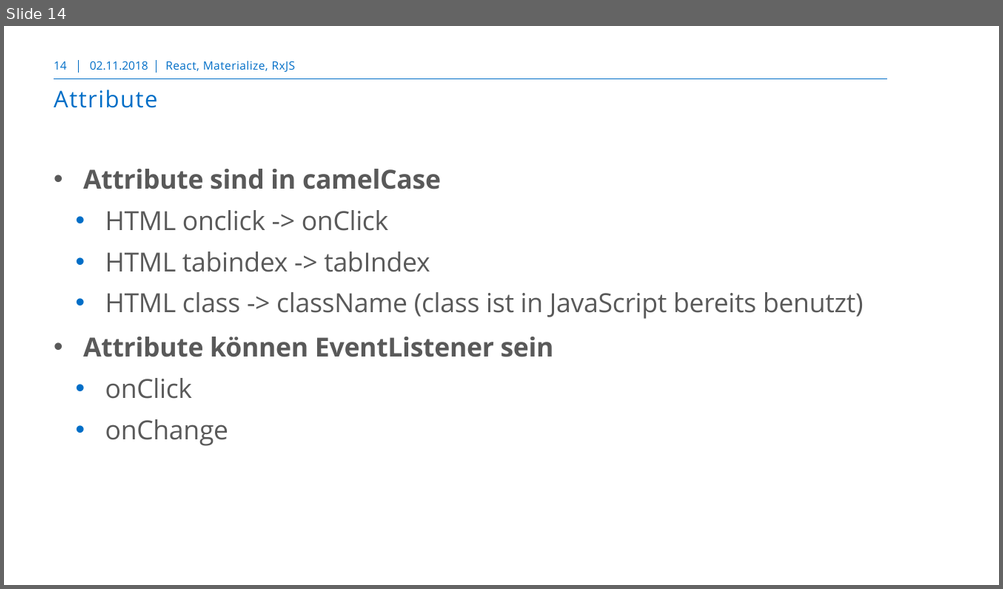
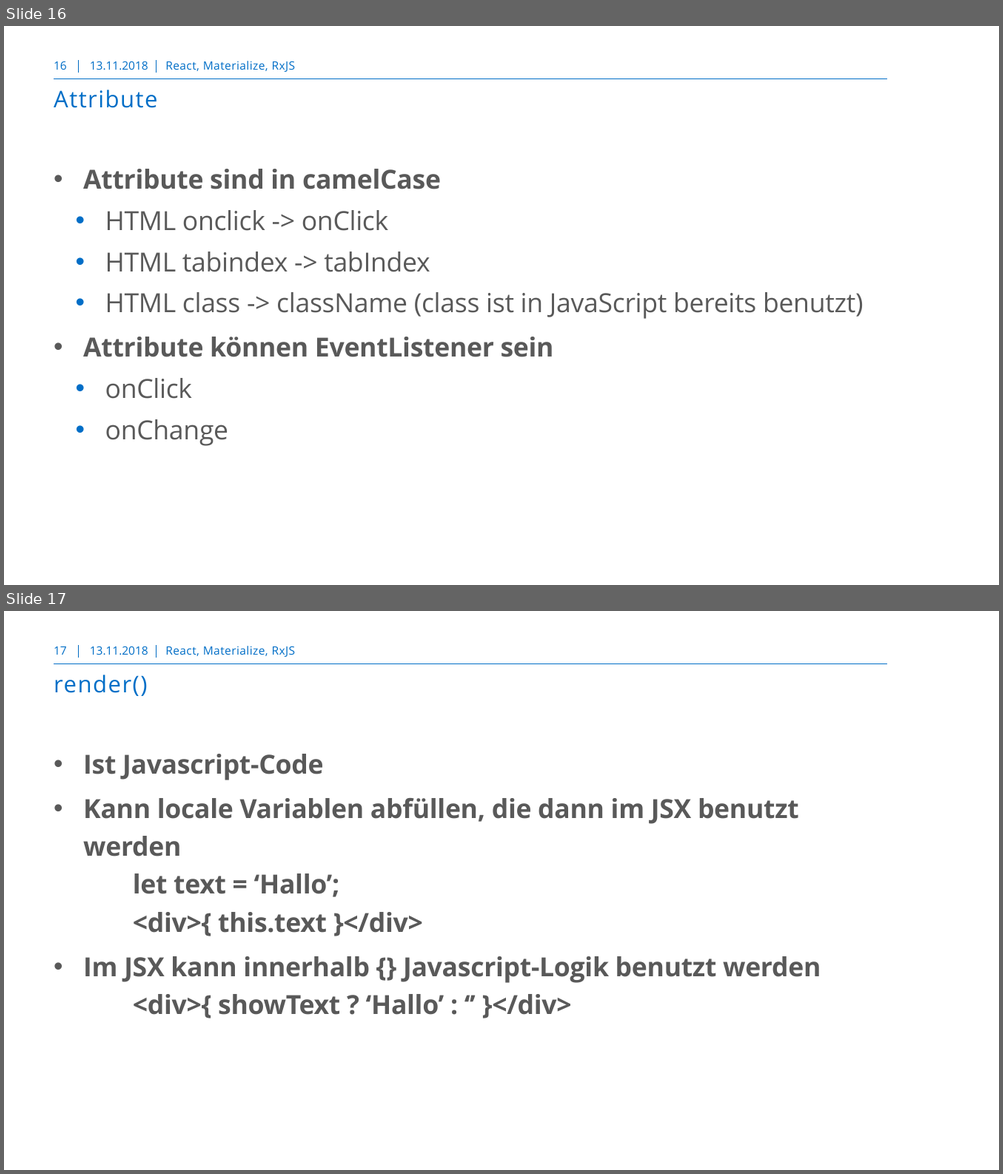
Before and after one commit to markusborer/ReactSample, a slide deck: React.pptx. Shown one above the other, each under a label of ours: slide 14 before the commit, slides 16 and 17 after it. The pictures are 1003x589 and 1003x1174 pixels, drawn with LibreOffice and Linux fonts; fonts in the diff are those of the drawing; background and template pictures are left out. Boxes give left, top, right and bottom in pixels: in the first picture for what was removed or moved away, otherwise in the second. Text is boxed around its words. In the diff, an @@ line names an element or a change of style, - is before the commit and + after.

```diff
--- a/React.pptx
+++ b/React.pptx
@@ slide 17 added at box(4, 611, 999, 1170), background #FFFFFF; not listed: 3 template elements that a slide beside it also shows @@
@@ page number added at box(54, 647, 67, 655), 10.5 pt, text #006EC7 @@
+17
@@ text added at box(90, 646, 148, 655), 10.5 pt, text #006EC7 @@
+13.11.2018
@@ text added at box(165, 646, 296, 657), 10.5 pt, text #006EC7 @@
+React, Materialize, RxJS
@@ title added at box(54, 675, 147, 696), 21 pt, text #006EC7 @@
+render()
@@ text added at box(83, 754, 820, 1019), 24 pt, text #595959, bold @@
+• Ist Javascript-Code
+• Kann locale Variablen abfüllen, die dann im JSX benutzt werden
+  let text = ‘Hallo’;
+  <div>{ this.text }</div>
+• Im JSX kann innerhalb {} Javascript-Logik benutzt werden
+  <div>{ showText ? ‘Hallo’ : ‘’ }</div>
@@ what was slide 14 is now slide 16 @@
@@ slide 16 changed as well @@
@@ page number at box(54, 61, 67, 70): text changed @@
-14
+16
@@ text at box(90, 61, 148, 70): text changed @@
-02.11.2018
+13.11.2018
```
Also in this commit, not shown: 40 other slides changed, 2 other slides added, 1 other file.
